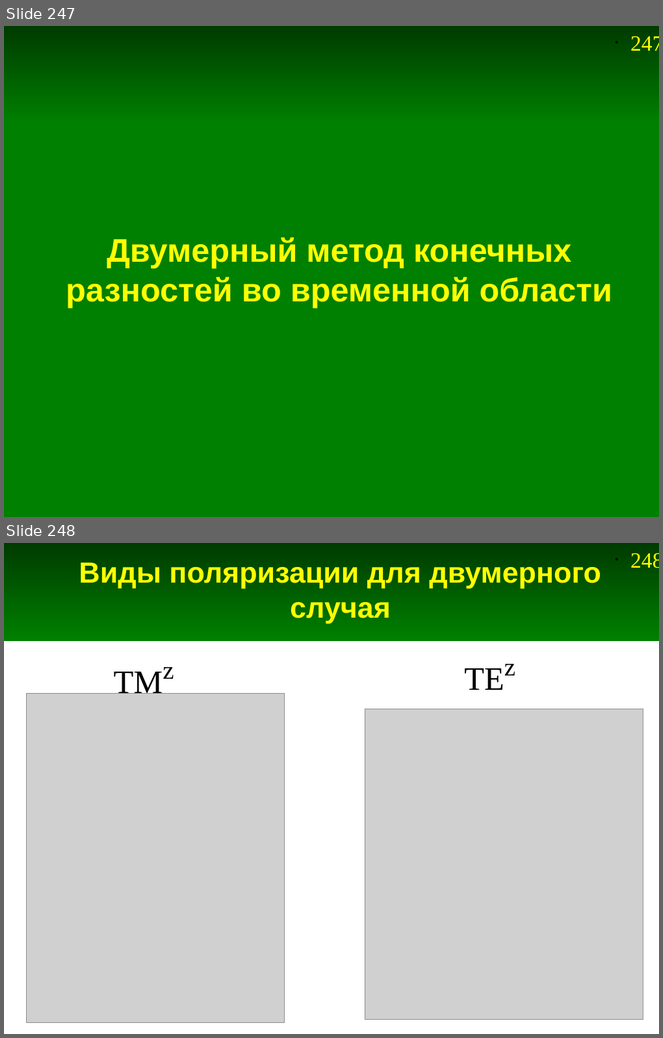
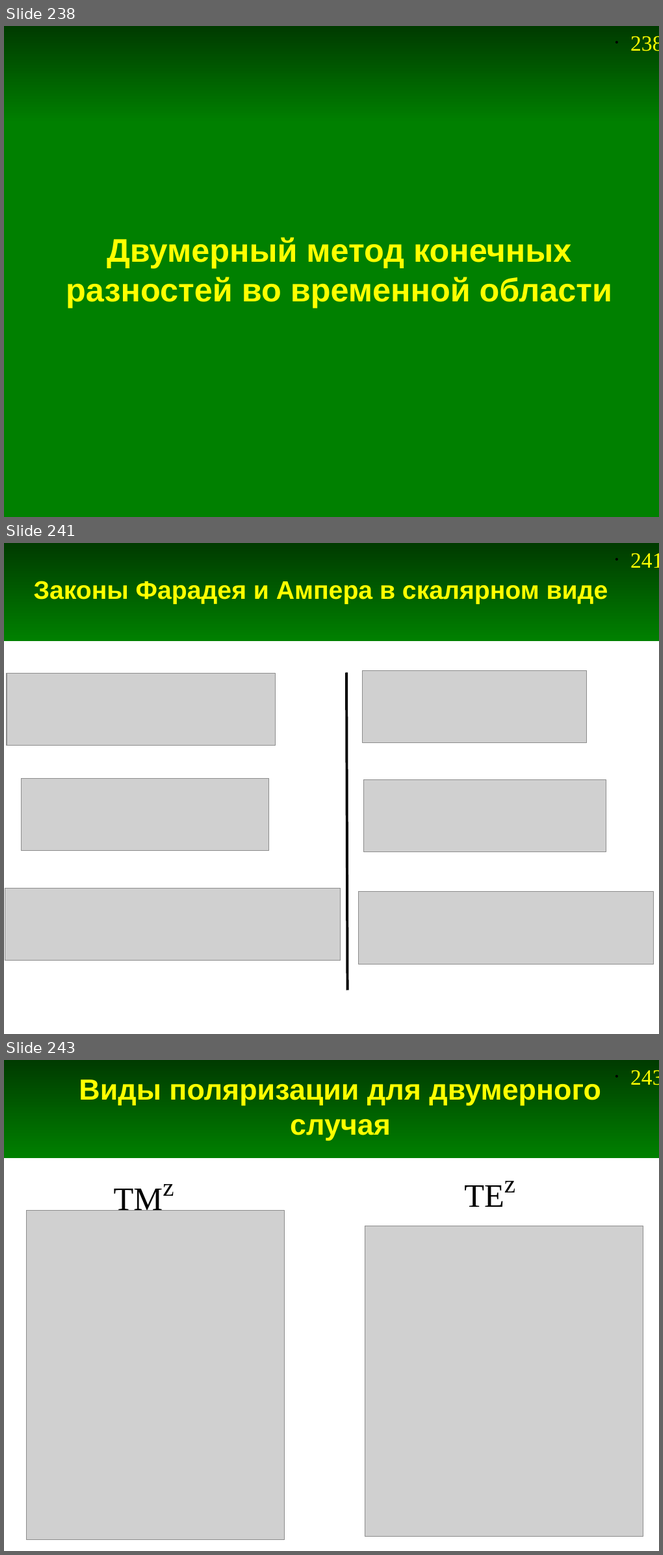
Before and after one commit to andris0147sv/modelling, a slide deck: presentations/2. FDTD.odp. Shown one above the other, each under a label of ours: slides 247 and 248 before the commit, slides 238, 241 and 243 after it; the slides between them are not shown. The pictures are 663x1038 and 663x1555 pixels, drawn with LibreOffice and Linux fonts; fonts in the diff are those of the drawing; grey boxes stand for pictures. Boxes give left, top, right and bottom in pixels: in the first picture for what was removed or moved away, otherwise in the second. Text is boxed around its words. In the diff, an @@ line names an element or a change of style, - is before the commit and + after.

```diff
--- a/presentations/2. FDTD.odp
+++ b/presentations/2. FDTD.odp
@@ slide 241 added at (x1=4, y1=543, x2=659, y2=1034), background #FFFFFF; not listed: 2 template elements that a slide beside it also shows @@
@@ title added at (x1=34, y1=581, x2=608, y2=604), 28 pt, text #FFFF00, bold @@
+Законы Фарадея и Ампера в скалярном виде
@@ picture added at (x1=7, y1=674, x2=275, y2=745) @@
@@ line added from (347, 673) to (347, 990), #000000 2.83 pt @@
@@ picture added at (x1=362, y1=671, x2=586, y2=743) @@
@@ picture added at (x1=22, y1=778, x2=269, y2=850) @@
@@ picture added at (x1=363, y1=780, x2=606, y2=852) @@
@@ picture added at (x1=5, y1=888, x2=340, y2=960) @@
@@ picture added at (x1=358, y1=892, x2=653, y2=964) @@
@@ what was slide 247 is now slide 238 @@
@@ page number at (x1=631, y1=36, x2=659, y2=51): text changed @@
-• 247
+• 238
@@ what was slide 248 is now slide 243 @@
@@ page number at (x1=631, y1=1070, x2=659, y2=1085): text changed @@
-• 248
+• 243
```
Also in this commit, not shown: 6 slides changed, 5 other slides added, 5 slides removed, 3 other files.
